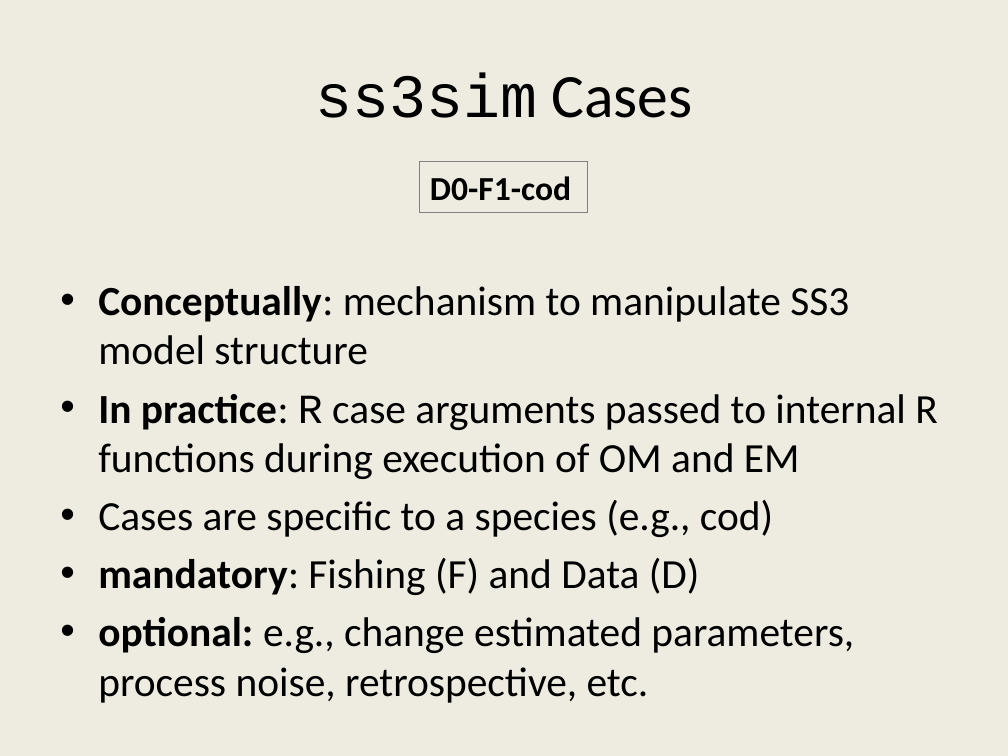
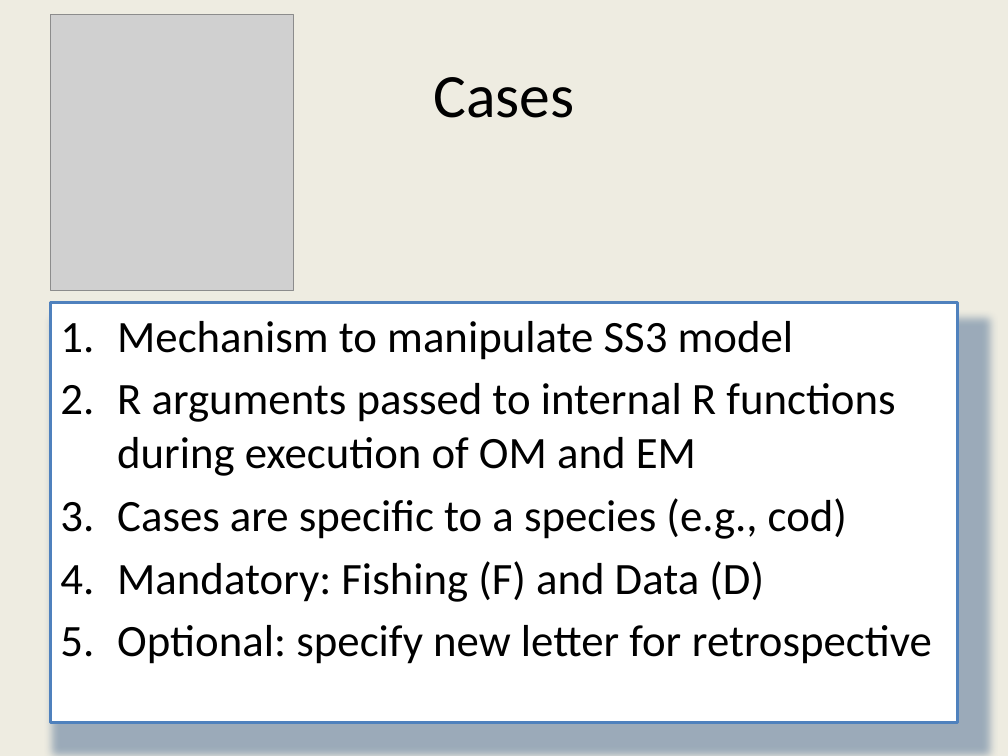
Before and after one commit to ss3sim/workshop, a slide deck: slide 14 of ss3sim_workshop.pptx (slide 11 before the commit). Drawn at 1008x756 pixels with LibreOffice and Linux fonts; fonts in the diff are those of the drawing; grey boxes stand for pictures. Boxes give left, top, right and bottom in pixels: in the first picture for what was removed or moved away, otherwise in the second. Text is boxed around its words. In the diff, an @@ line names an element or a change of style, - is before the commit and + after.

```diff
--- a/ss3sim_workshop.pptx
+++ b/ss3sim_workshop.pptx
@@ picture added at [50,15,294,291] @@
@@ title at [433,77,574,118]: text changed; font Courier New to Calibri @@
-ss3sim Cases
+Cases
@@ rectangle removed at [420,161,589,212] @@
-D0-F1-cod
@@ text "Mechanism to manipulate SS3 model": place and size @@
-text "Mechanism to manipulate SS3 model" at [98,286,937,703]
+text "Mechanism to manipulate SS3 model" at [50,302,958,723]
@@ text "Mechanism to manipulate SS3 model" at [50,302,958,723]: fill none to #FFFFFF; outline none to #4F81BD 2 pt; shadow on @@
@@ text at [117,321,895,476]: text changed; size 29.6 to 32 pt @@
-• Conceptually: mechanism to manipulate SS3 model structure
-• In practice: R case arguments passed to internal R functions during execution of OM and EM
+1. Mechanism to manipulate SS3 model
+2. R arguments passed to internal R functions during execution of OM and EM
@@ text at [117,498,847,539]: size 29.6 to 32 pt in "Cases are specific to a species (e.g., ..."; bullet • to 1.; list level 2 to 1 in "Cases are specific to a ..." @@
@@ text at [117,561,932,664]: text changed; size 29.6 to 32 pt @@
-• mandatory: Fishing (F) and Data (D)
-• optional: e.g., change estimated parameters, process noise, retrospective, etc.
+4. Mandatory: Fishing (F) and Data (D)
+5. Optional: specify new letter for retrospective
```
Also in this commit, not shown: 25 other slides changed, 5 slides added, 2 slides removed.
